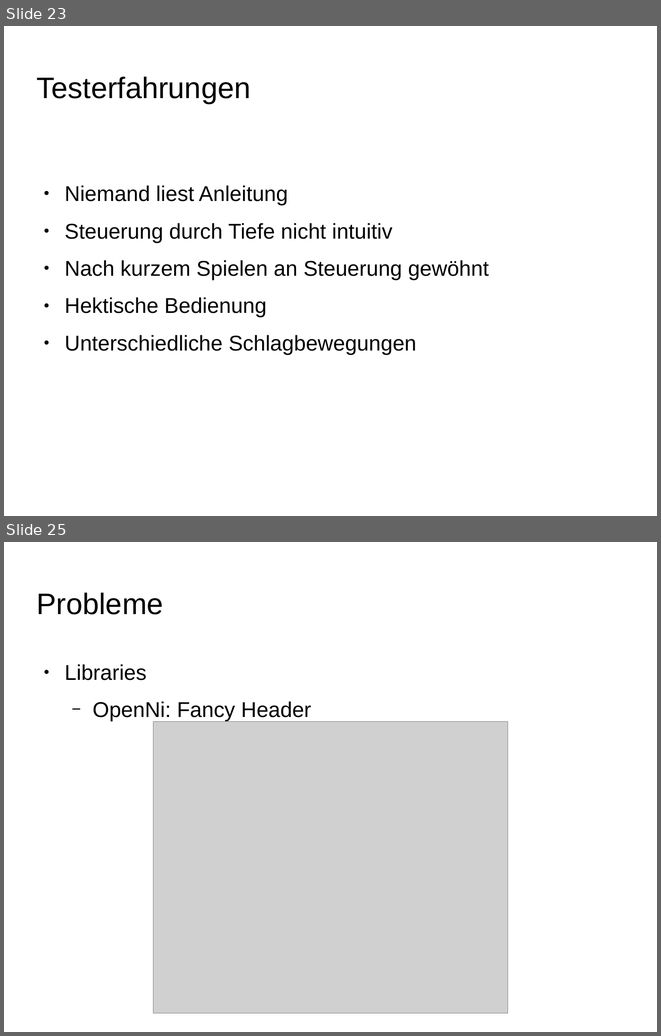
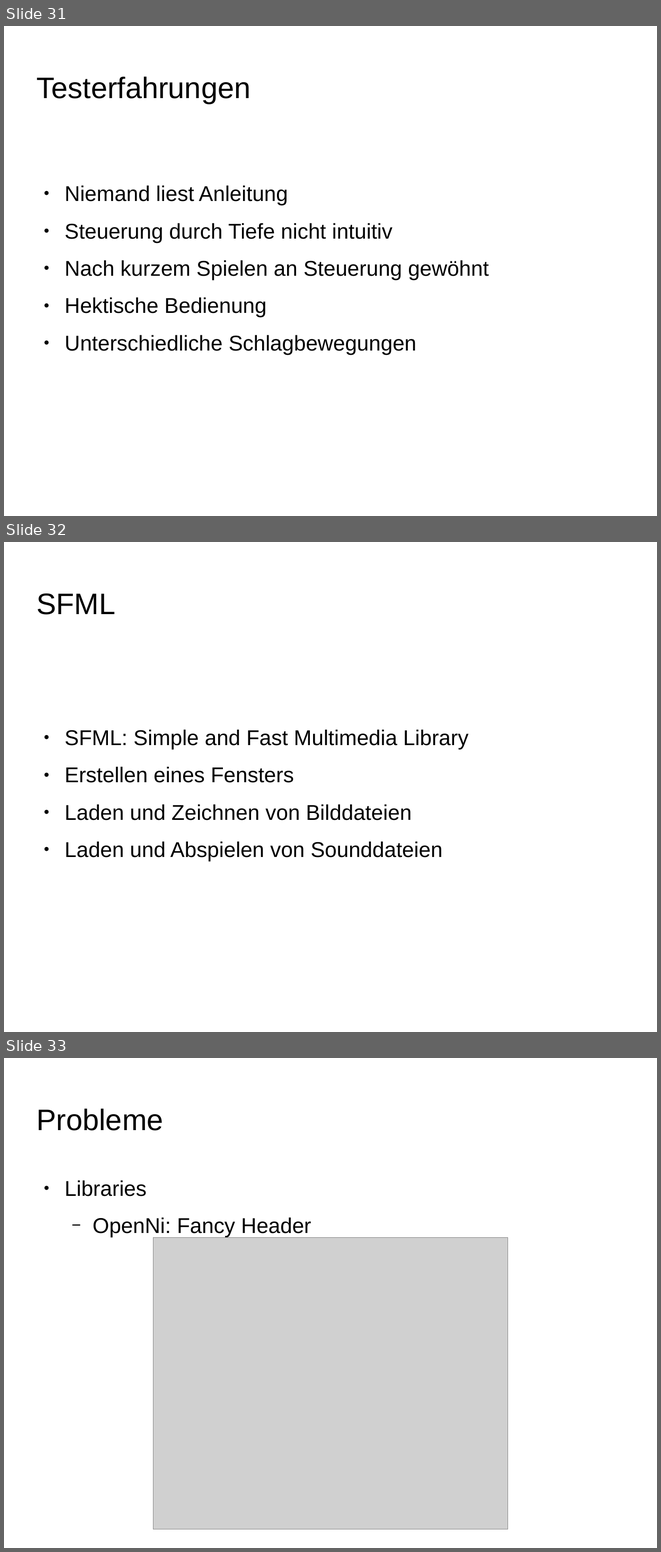
Before and after one commit to dagophil/sfml_openni, a slide deck: presentation/haegele_schill_kinect_menu.odp. Shown one above the other, each under a label of ours: slides 23 and 25 before the commit, slides 31, 32 and 33 after it; the slides between them are not shown. The pictures are 661x1036 and 661x1552 pixels, drawn with LibreOffice and Linux fonts; fonts in the diff are those of the drawing; grey boxes stand for pictures; background and template pictures are left out. Boxes give left, top, right and bottom in pixels: in the first picture for what was removed or moved away, otherwise in the second. Text is boxed around its words. In the diff, an @@ line names an element or a change of style, - is before the commit and + after.

```diff
--- a/presentation/haegele_schill_kinect_menu.odp
+++ b/presentation/haegele_schill_kinect_menu.odp
@@ slide 32 added at [4,542,657,1032], background picture (left out) @@
@@ title added at [37,593,116,615], 36 pt, text #000000 @@
+SFML
@@ text added at [64,729,468,861], 26 pt, text #000000 @@
+● SFML: Simple and Fast Multimedia Library
+● Erstellen eines Fensters
+● Laden und Zeichnen von Bilddateien
+● Laden und Abspielen von Sounddateien
@@ what was slide 23 is now slide 31 @@
@@ what was slide 25 is now slide 33 @@
```
Also in this commit, not shown: 2 slides changed, 12 other slides added, 4 slides removed.
